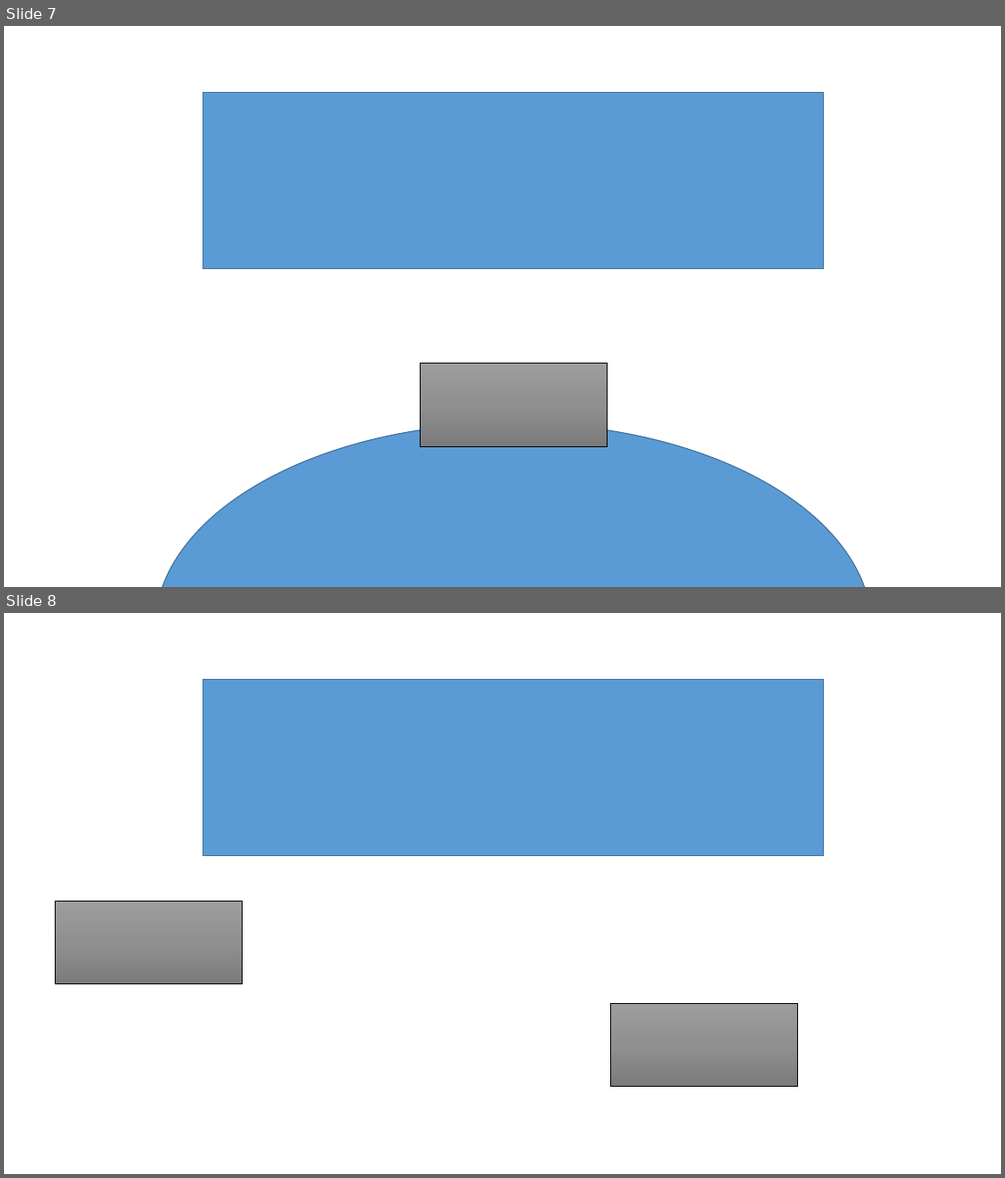
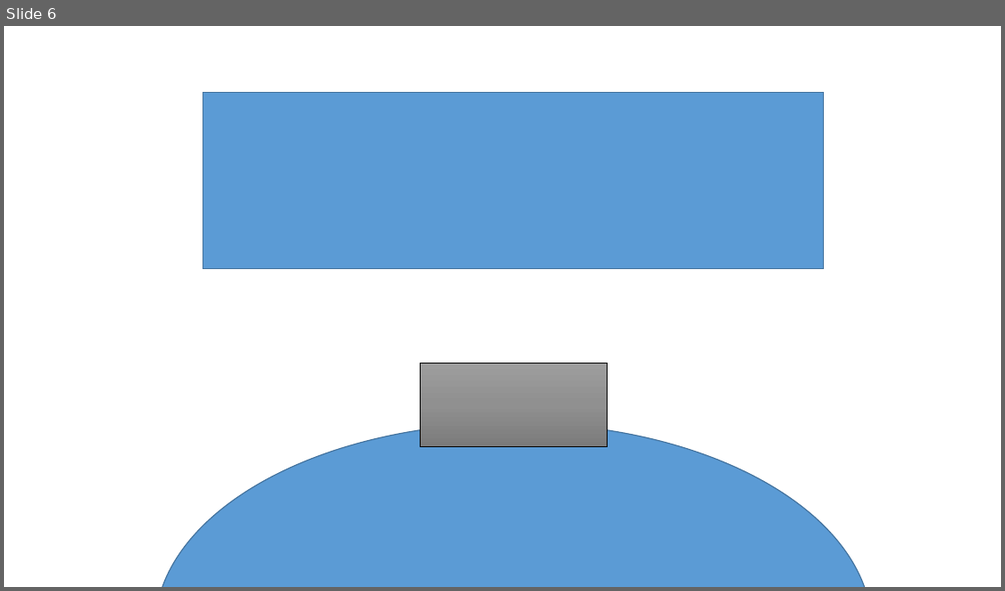
Before and after one commit to MizukiKato0416/sotsugyou_time_kato, a slide deck: 卒業制作_大元タイトル構成.pptx. Shown one above the other, each under a label of ours: slides 7 and 8 before the commit, slide 6 after it. The pictures are 1005x1178 and 1005x591 pixels, drawn with LibreOffice and Linux fonts; fonts in the diff are those of the drawing. Boxes give left, top, right and bottom in pixels: in the first picture for what was removed or moved away, otherwise in the second. Text is boxed around its words. In the diff, an @@ line names an element or a change of style, - is before the commit and + after.

```diff
--- a/卒業制作_大元タイトル構成.pptx
+++ b/卒業制作_大元タイトル構成.pptx
@@ slide 8 removed at (x1=4, y1=613, x2=1001, y2=1174), background #FFFFFF @@
@@ rectangle removed at (x1=202, y1=679, x2=824, y2=855) @@
@@ rectangle removed at (x1=55, y1=900, x2=242, y2=985) @@
@@ rectangle removed at (x1=610, y1=1003, x2=797, y2=1086) @@
@@ what was slide 7 is now slide 6 @@
```
Also in this commit, not shown: 1 slide changed, 2 slides added.
